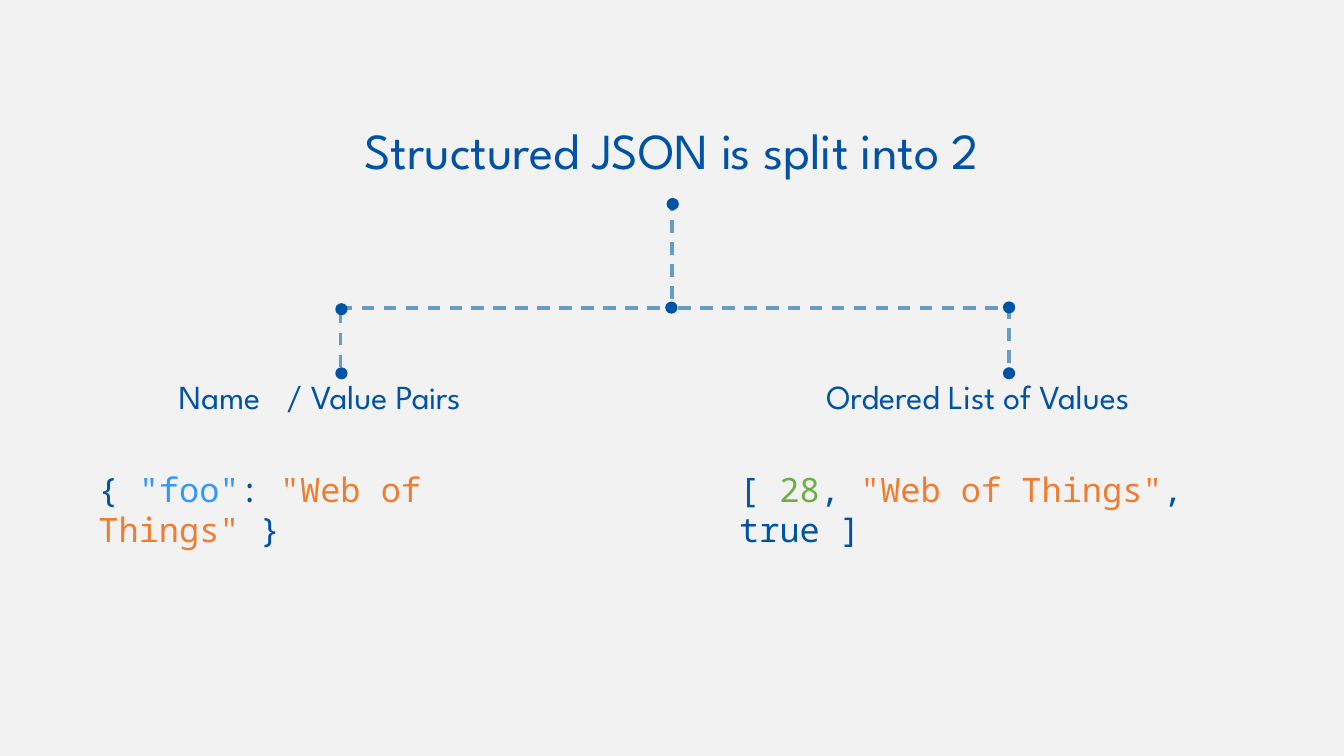
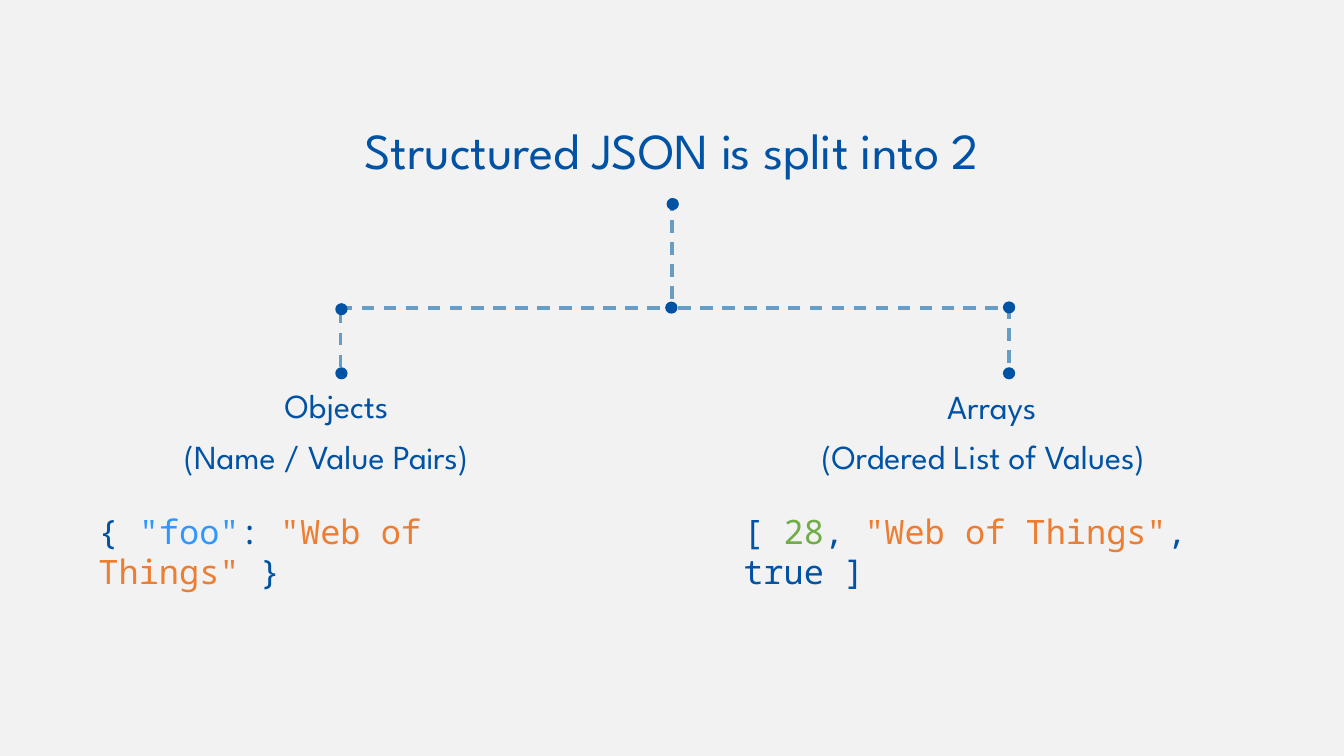
Before and after one commit to w3c/wot-cg, a slide deck: slide 39 of Tutorials/whatiswot/3-JSON/3.JSON.pptx (slide 38 before the commit). Drawn at 1344x756 pixels with LibreOffice and Linux fonts; fonts in the diff are those of the drawing. Boxes give left, top, right and bottom in pixels: in the first picture for what was removed or moved away, otherwise in the second. Text is boxed around its words. In the diff, an @@ line names an element or a change of style, - is before the commit and + after.

```diff
--- a/Tutorials/whatiswot/3-JSON/3.JSON.pptx
+++ b/Tutorials/whatiswot/3-JSON/3.JSON.pptx
@@ text removed at (311, 376, 461, 410) @@
-/ Value Pairs
@@ text at (184, 395, 468, 476): text changed @@
-Name
+Objects
+(Name / Value Pairs)
@@ text at (821, 396, 1145, 476): text changed @@
-Ordered List of Values
+Arrays
+(Ordered List of Values)
@@ text "{ "foo": "Web of Things" ...": place and size @@
-text "{ "foo": "Web of Things" ..." at (98, 476, 421, 551)
+text "{ "foo": "Web of Things" ..." at (98, 518, 421, 593)
@@ text "[ 28, "Web of Things", ...": place and size @@
-text "[ 28, "Web of Things", ..." at (739, 476, 1182, 543)
+text "[ 28, "Web of Things", ..." at (743, 518, 1187, 585)
```
Also in this commit, not shown: 4 other slides changed, 2 slides added, 3 other files.
